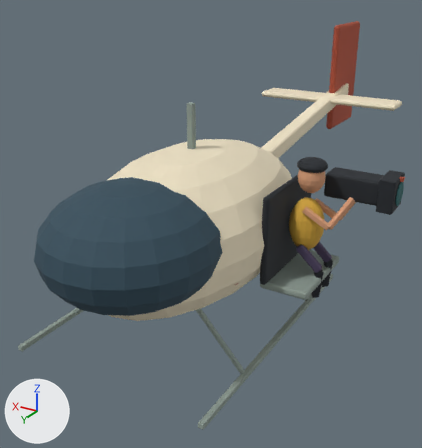
An edit to the glTF model assets/screenprint/props/helicopter.glb, drawn before and after from the same camera.
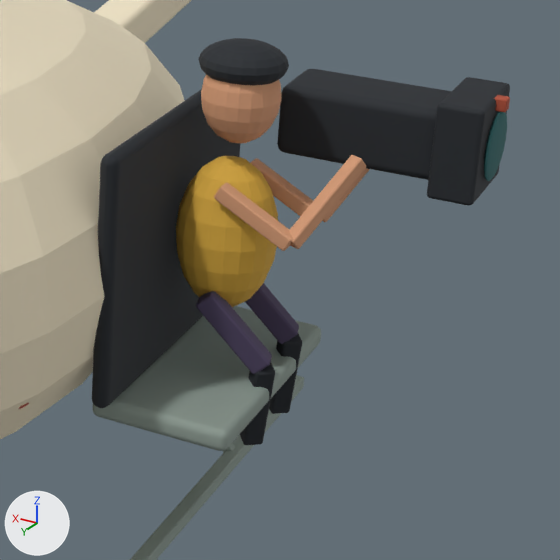
There are two pictures of each version: one whole from a 50 mm lens placed at (-5.53, 8.54, 4.28), pointed at (0.44, -1.41, -0.7), one close up on the part from 54% to 100% of the width and 32% to 75% of the height. The lights are fixed; the arrows at lower left show +X, +Y and +Z. The first two pictures are the older version. Where no turn or scale is listed for an object, it has been applied to the vertices.

Names of what the first close-up shows: 'd49b76', 'ink', 'ivory', 'metal', 'plum', 'teal', 'yellow' and 1 more.
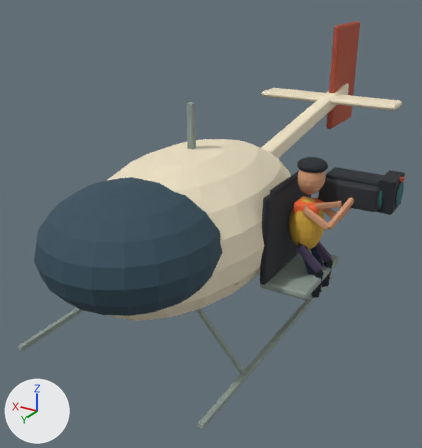
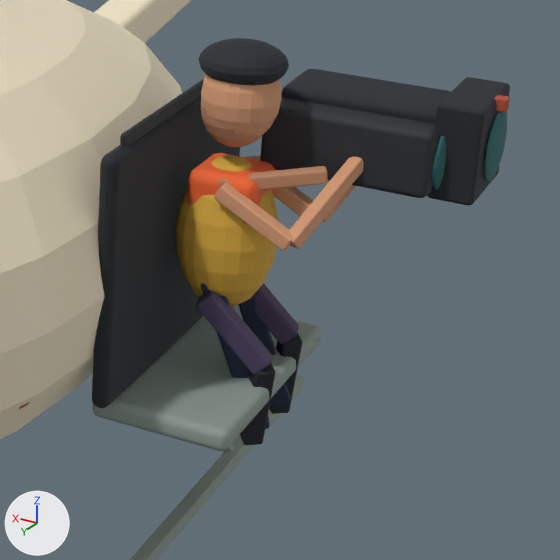
Boxes [x1, y1, x2, y2] around the edits, measured in the close-ups (560 x 560 px):
```json
{"object": "dark", "change": "added", "after": [120, 79, 438, 198]}
{"object": "skin", "change": "added", "after": [201, 100, 328, 190], "on screen": "brown"}
{"object": "orange", "change": "added", "after": [187, 153, 275, 225], "on screen": "orange"}
{"object": "navy", "change": "added", "after": [201, 283, 291, 429]}
```

Edits to the scene script, one JSON object a line:
```json
{"op": "add", "block": "mat_skin", "code": ["mat_skin = principled_material('skin')", "mat_skin.base_color = (0.509, 0.25, 0.138)  # brown #bd8968", "mat_skin.roughness = 0.74"]}
{"op": "add", "block": "mat_orange", "code": ["mat_orange = principled_material('orange')", "mat_orange.base_color = (0.863, 0.13, 0.0284)  # orange #ef652f", "mat_orange.roughness = 0.74"]}
{"op": "add", "block": "mat_navy", "code": ["mat_navy = principled_material('navy')", "mat_navy.base_color = (0.00913, 0.0194, 0.0513)  # dark blue #182640", "mat_navy.roughness = 0.74"]}
{"op": "add", "block": "mat_dark", "code": ["mat_dark = principled_material('dark')", "mat_dark.base_color = (0.0212, 0.0242, 0.0296)  # dark grey #282b30", "mat_dark.roughness = 0.74"]}
{"op": "add", "block": "me_sphere", "code": ["me_sphere = bpy.data.meshes.new('Sphere')", "me_sphere.from_pydata(...)  # 374 vertices, 736 faces; spans x -0.588..0.22, y -0.489..0.22, z -0.492..0.25", "me_sphere.materials.append(mat_skin)  # brown #bd8968"]}
{"op": "add", "block": "me_cube_001", "code": ["me_cube_001 = bpy.data.meshes.new('Cube.001')", "me_cube_001.from_pydata(...)  # 96 vertices, 188 faces; spans x -0.225..0.225, y -0.22..0.22, z -0.325..0.325", "me_cube_001.materials.append(mat_orange)  # orange #ef652f"]}
{"op": "add", "block": "me_cube_004", "code": ["me_cube_004 = bpy.data.meshes.new('Cube.004')", "me_cube_004.from_pydata(...)  # 192 vertices, 376 faces; spans x -0.245..0.245, y -0.53..0.15, z -0.532..0.532", "me_cube_004.materials.append(mat_navy)  # dark blue #182640"]}
{"op": "add", "block": "me_cube", "code": ["me_cube = bpy.data.meshes.new('Cube')", "me_cube.from_pydata(...)  # 192 vertices, 376 faces; spans x -1.53..0.02, y -0.8..0.8, z -0.8..0.8", "me_cube.materials.append(mat_dark)  # dark grey #282b30"]}
{"op": "add", "block": "ob_skin", "code": ["ob_skin = bpy.data.objects.new('skin', me_sphere)", "ob_skin.location = (-2.03, -0.65, 0.95)"]}
{"op": "add", "block": "ob_orange", "code": ["ob_orange = bpy.data.objects.new('orange', me_cube_001)", "ob_orange.location = (-2.03, -0.65, 0.25)"]}
{"op": "add", "block": "ob_navy", "code": ["ob_navy = bpy.data.objects.new('navy', me_cube_004)", "ob_navy.location = (-2.175, -0.545, -0.635)"]}
{"op": "add", "block": "ob_dark", "code": ["ob_dark = bpy.data.objects.new('dark', me_cube)", "ob_dark.location = (-1.65, -0.65, 0.15)"]}
```
